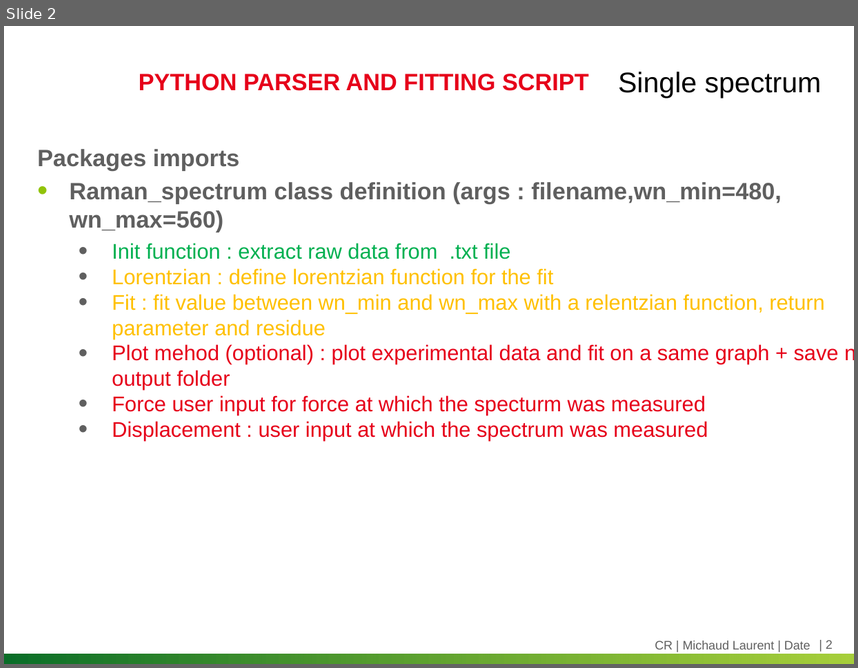
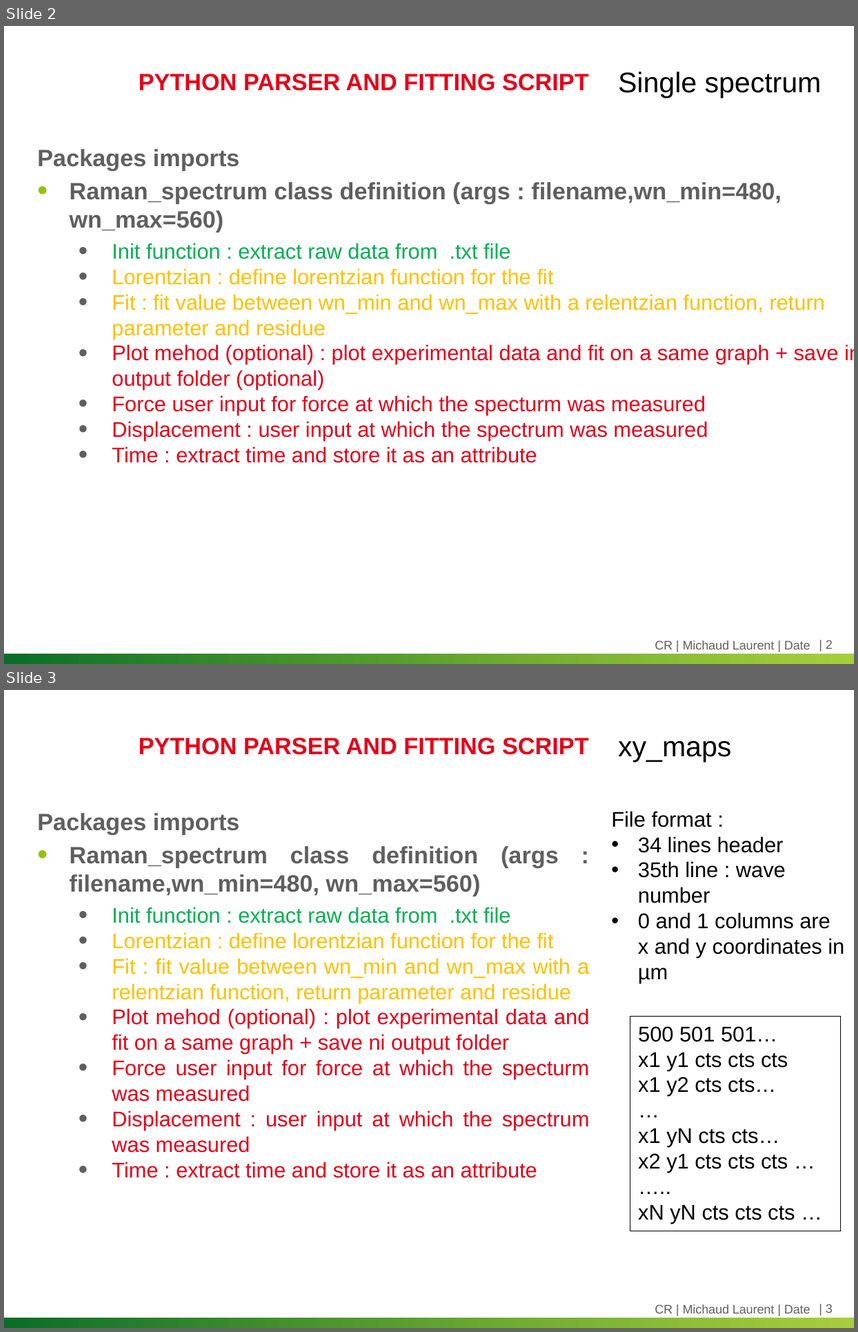
Before and after one commit to mcdlrt/Raman_solflex, a slide deck: Raman data processing.pptx. Shown one above the other, each under a label of ours: slide 2 before the commit, slides 2 and 3 after it. The pictures are 858x668 and 858x1332 pixels, drawn with LibreOffice and Linux fonts; fonts in the diff are those of the drawing; background and template pictures are left out. Boxes give left, top, right and bottom in pixels: in the first picture for what was removed or moved away, otherwise in the second. Text is boxed around its words. In the diff, an @@ line names an element or a change of style, - is before the commit and + after.

```diff
--- a/Raman data processing.pptx
+++ b/Raman data processing.pptx
@@ slide 3 added at [4,690,854,1328], background #FFFFFF; not listed: 2 template elements that a slide beside it also shows @@
@@ title added at [139,738,589,755], 20 pt, text #E60019, bold @@
+PYTHON PARSER AND FITTING SCRIPT
@@ text added at [618,741,731,762], 24 pt, text #000000 @@
+xy_maps
@@ text added at [37,813,590,1178], 18 pt, text #E60019 @@
+Packages imports
+• Raman_spectrum class definition (args : filename,wn_min=480, wn_max=560)
+  • Init function : extract raw data from .txt file
+  • Lorentzian : define lorentzian function for the fit
+  • Fit : fit value between wn_min and wn_max with a relentzian function, return parameter and residue
+  • Plot mehod (optional) : plot experimental data and fit on a same graph + save ni output folder
+  • Force user input for force at which the specturm was measured
+  • Displacement : user input at which the spectrum was measured
+  • Time : extract time and store it as an attribute
@@ text added at [611,811,844,983], 18 pt, text #000000 @@
+File format :
+• 34 lines header
+• 35th line : wave number
+• 0 and 1 columns are x and y coordinates in µm
@@ rectangle added at [630,1016,840,1230], outline #000000 0.75 pt, 18 pt, text #000000 @@
+500 501 501…
+x1 y1 cts cts cts
+x1 y2 cts cts…
+…
+x1 yN cts cts…
+x2 y1 cts cts cts …
+…..
+xN yN cts cts cts …
@@ text added at [655,1304,811,1313], 10.5 pt, text #5F5F5F @@
+CR | Michaud Laurent | Date
@@ slide 2 changed as well @@
@@ text at [112,344,854,390]: text changed @@
-  • Plot mehod (optional) : plot experimental data and fit on a same graph + save ni output folder
+  • Plot mehod (optional) : plot experimental data and fit on a same graph + save in output folder (optional)
@@ text at [112,446,537,463]: paragraph added @@
+  • Time : extract time and store it as an attribute
```
Also in this commit, not shown: 1 other slide changed, 1 other slide added.
